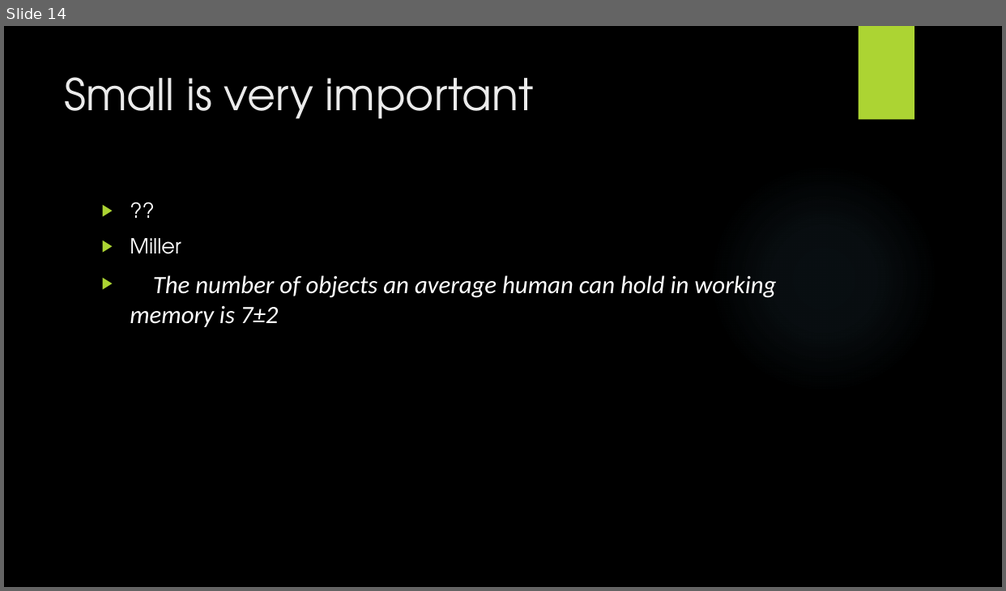
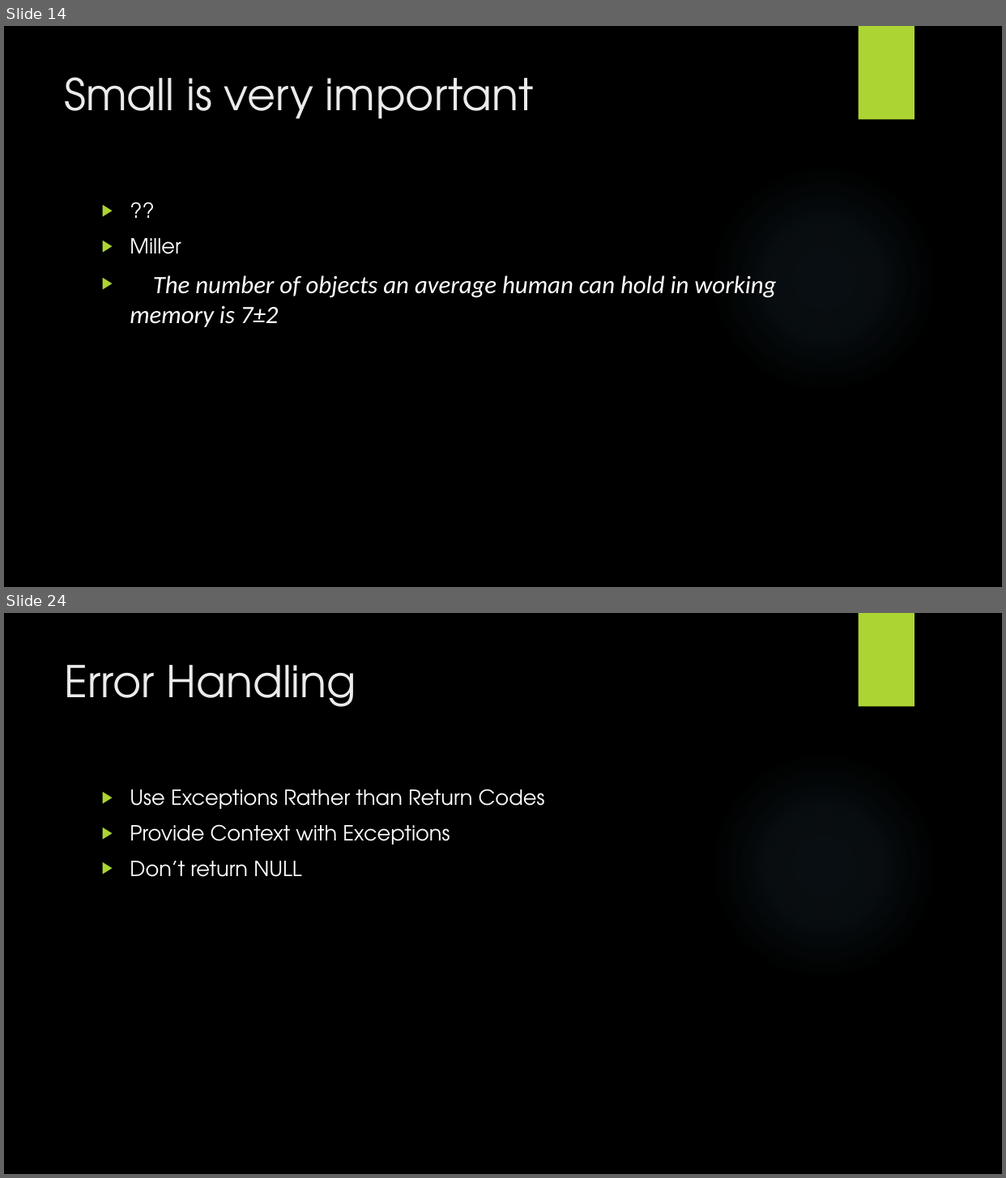
Before and after one commit to wanglifeng/PPT, a slide deck: Clean Code.pptx. Shown one above the other, each under a label of ours: slide 14 before the commit, slides 14 and 24 after it; the slides between them are not shown. The pictures are 1006x591 and 1006x1178 pixels, drawn with LibreOffice and Linux fonts; fonts in the diff are those of the drawing; background and template pictures are left out. Boxes give left, top, right and bottom in pixels: in the first picture for what was removed or moved away, otherwise in the second. Text is boxed around its words. In the diff, an @@ line names an element or a change of style, - is before the commit and + after.

```diff
--- a/Clean Code.pptx
+++ b/Clean Code.pptx
@@ slide 24 added at (4,613,1002,1174), background picture (left out); not listed: 2 template elements that a slide beside it also shows @@
@@ title added at (65,665,356,707), 42 pt, text #EBEBEB @@
+Error Handling
@@ text added at (130,789,545,877), 20 pt, text #FFFFFF @@
+▶ Use Exceptions Rather than Return Codes
+▶ Provide Context with Exceptions
+▶ Don’t return NULL
```
Also in this commit, not shown: 4 slides changed, 12 other slides added.
